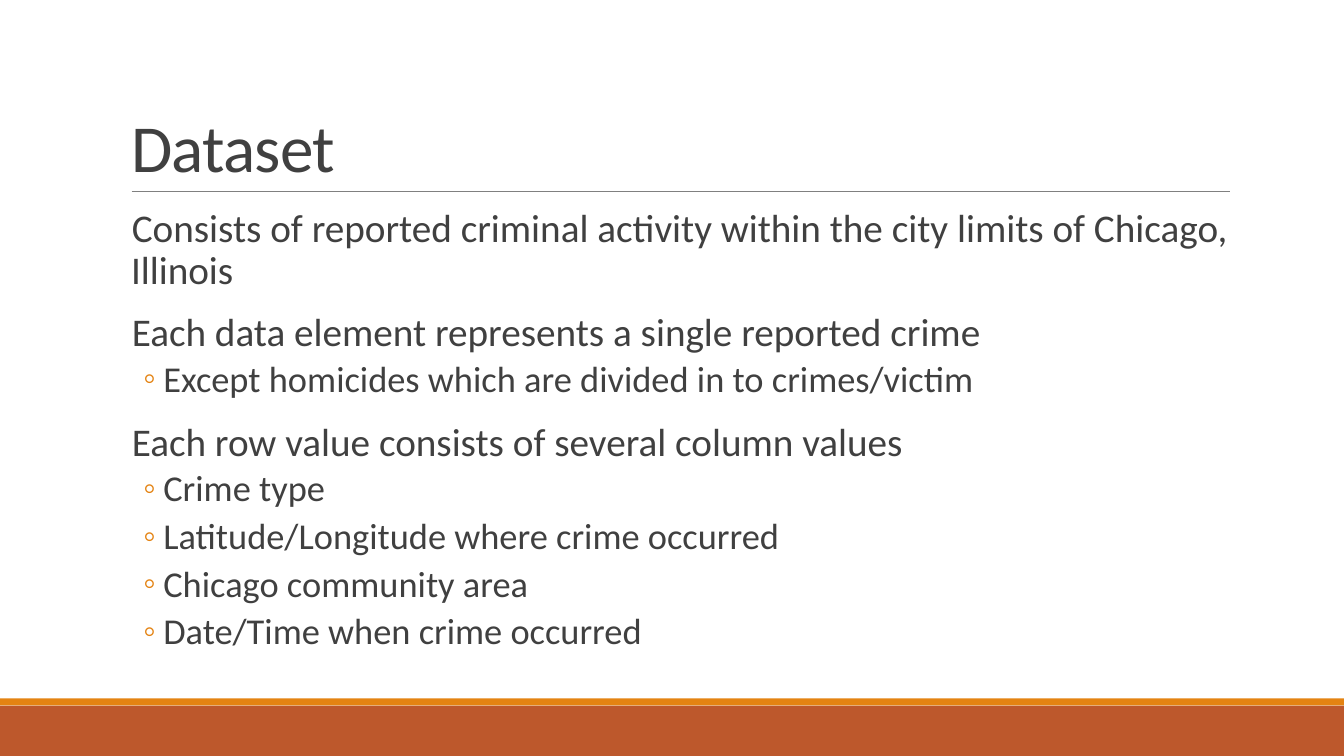
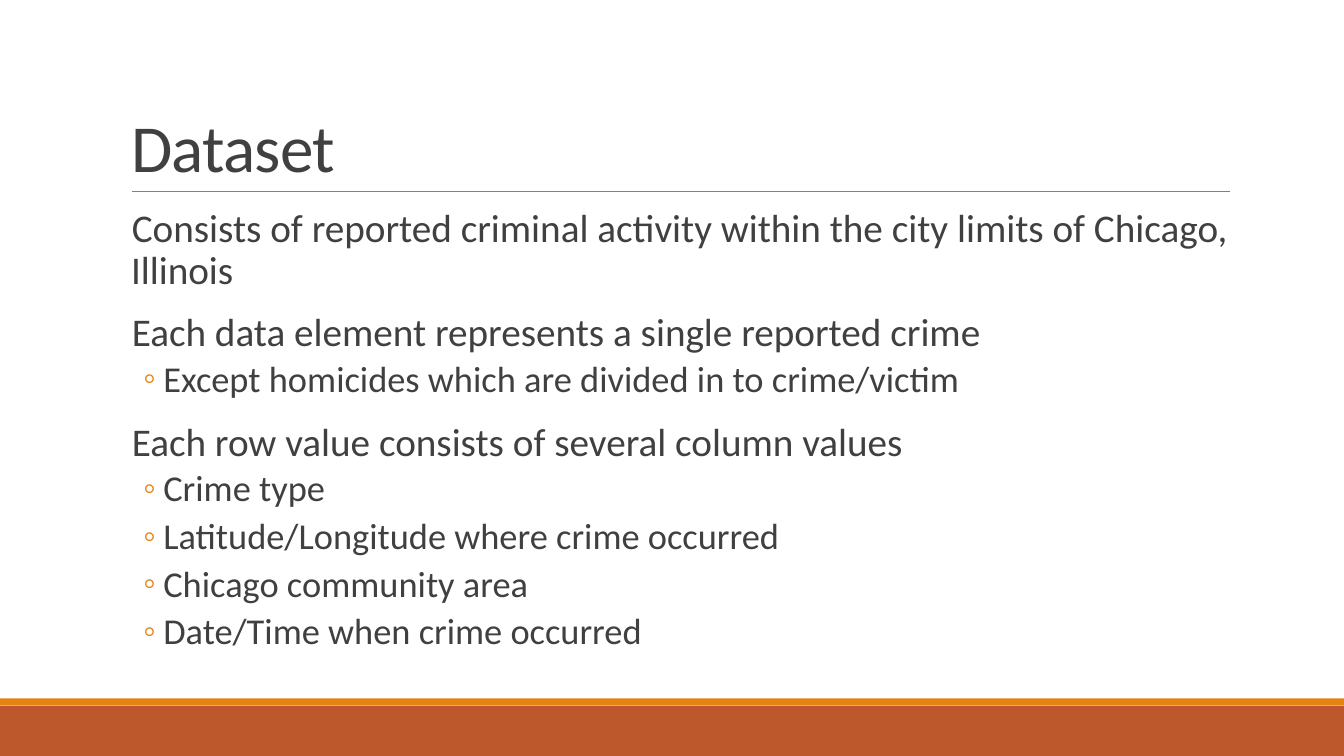
Before and after one commit to Bret-Finley/crime, a slide deck: slide 4 of docs/presentation.pptx. Drawn at 1344x756 pixels with LibreOffice and Linux fonts; fonts in the diff are those of the drawing. Boxes give left, top, right and bottom in pixels: in the first picture for what was removed or moved away, otherwise in the second. Text is boxed around its words. In the diff, an @@ line names an element or a change of style, - is before the commit and + after.

```diff
--- a/docs/presentation.pptx
+++ b/docs/presentation.pptx
@@ text at (163, 366, 959, 398): text changed @@
-  ◦ Except homicides which are divided in to crimes/victim
+  ◦ Except homicides which are divided in to crime/victim
```
Also in this commit, not shown: 5 other slides changed, 3 other files.
